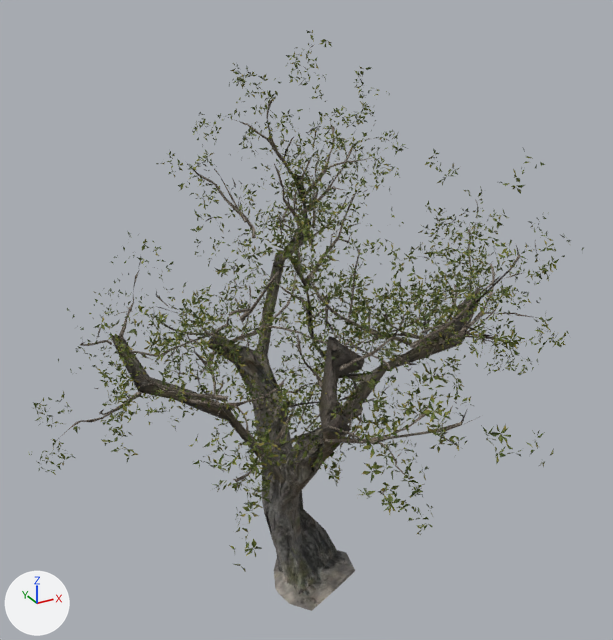
Renders of the glTF model public/assets/trees/island_tree_01.glb from each side of a commit.
Before and after are seen from a 50 mm lens placed at (-3.22, -5.8, 5.64), pointed at (0.1, 0.23, 2.62). The axes (+X, +Y, +Z) are drawn at lower left. The lights are the same throughout. The older version comes first. Vertices at exactly the same position are counted once.

Names of what the first picture shows: 'island_tree_01_LOD0'.
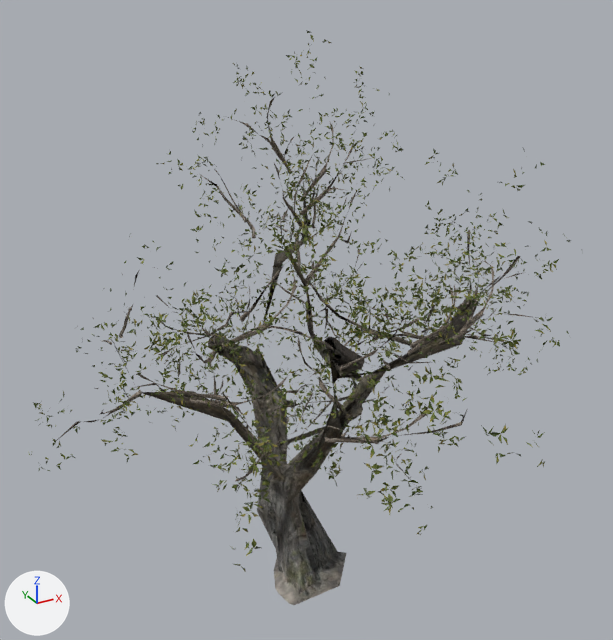
The change, as JSON lines over the scene's bpy script:
```json
{"block": "me_island_trees_01_blockout_cleaned", "where": "# used by ob_island_tree_01_lod0; location = (0.0, 0.0, 0.0)"}
{"op": "remove", "block": "me_island_trees_01_blockout_cleaned", "code": "me_island_trees_01_blockout_cleaned.from_pydata(...)  # 39732 vertices, 18173 faces; spans x -2.29..2.4, y -2.22..2.57, z -0.02..4.97"}
{"op": "add", "block": "me_island_trees_01_blockout_cleaned", "code": "me_island_trees_01_blockout_cleaned.from_pydata(...)  # 21042 vertices, 9171 faces; spans x -2.29..2.4, y -2.22..2.57, z -0.02..4.97"}
{"block": "me_island_trees_01_blockout_cleaned", "change": "me_island_trees_01_blockout_cleaned part 1: 4869 loose pieces with 14997 vertices, spanning x -2.25..2.37, y -2.21..2.53, z 0.87..4.97, are deleted"}
{"block": "me_island_trees_01_blockout_cleaned", "change": "me_island_trees_01_blockout_cleaned part 2: 88 vertices moved within x -2.17..2.17, y -1.91..2.06, z 1.33..4.1; 3749 vertices removed from x -2.26..2.36, y -2.16..2.33, z -0.01..4.93; 56 vertices added at x -1.11..2.13, y -1.5..2.02, z 0.62..4.42"}
{"block": "me_island_trees_01_blockout_cleaned", "change": "me_island_trees_01_blockout_cleaned part 3: 20 kept faces spanning x -1.76..1.53, y -1.62..2.03, z 1.08..3.56 get new texture (UV) coordinates"}
```

Changed parts and their boxes (x1, y1, x2, y2) in the pictures (613 x 640 px):
```json
{"object": "island_tree_01_LOD0", "change": "reshaped", "before": [28, 30, 584, 611], "after": [28, 30, 583, 605]}
{"part": 1, "of": "me_island_trees_01_blockout_cleaned", "change": "deleted", "before": [36, 30, 584, 557]}
{"part": 2, "of": "me_island_trees_01_blockout_cleaned", "change": "cut back", "before": [34, 39, 569, 611], "after": [40, 91, 542, 549]}
{"part": 3, "of": "me_island_trees_01_blockout_cleaned", "change": "surface changed", "before": [242, 217, 519, 408], "after": [102, 217, 519, 412]}
```
